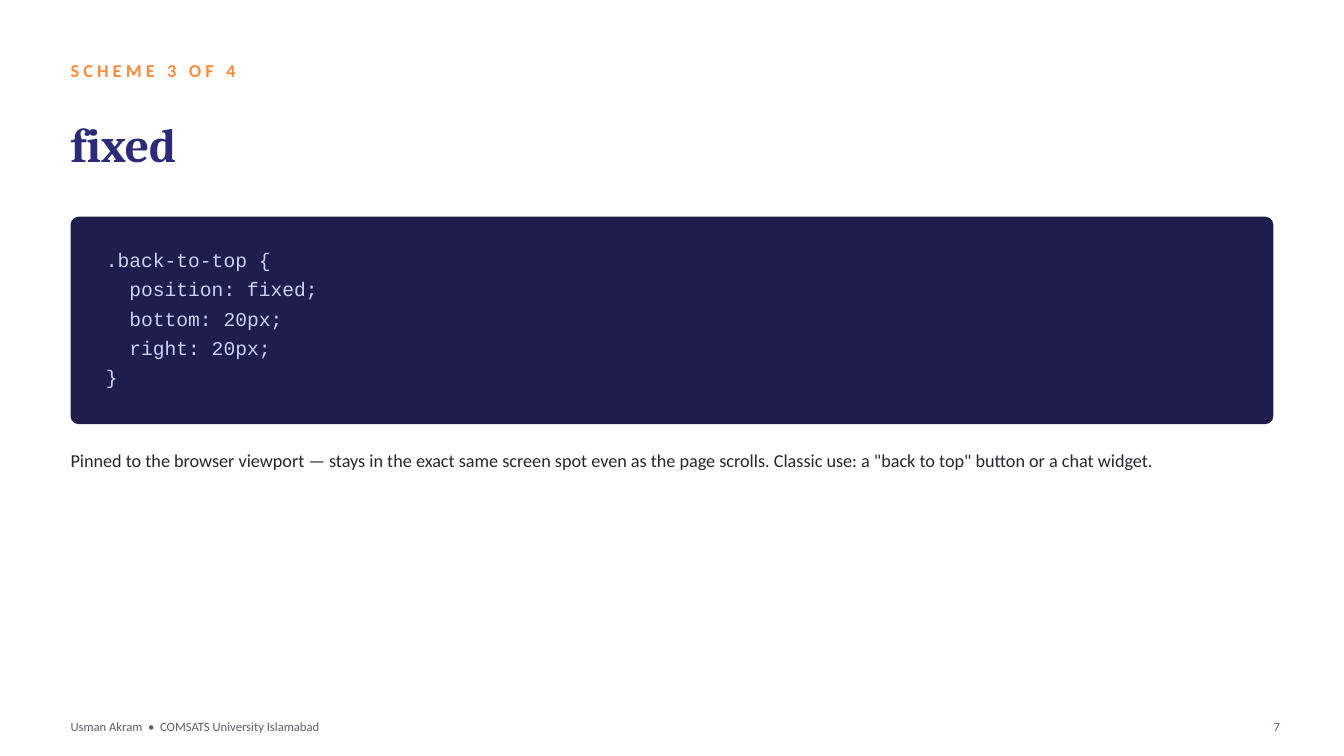
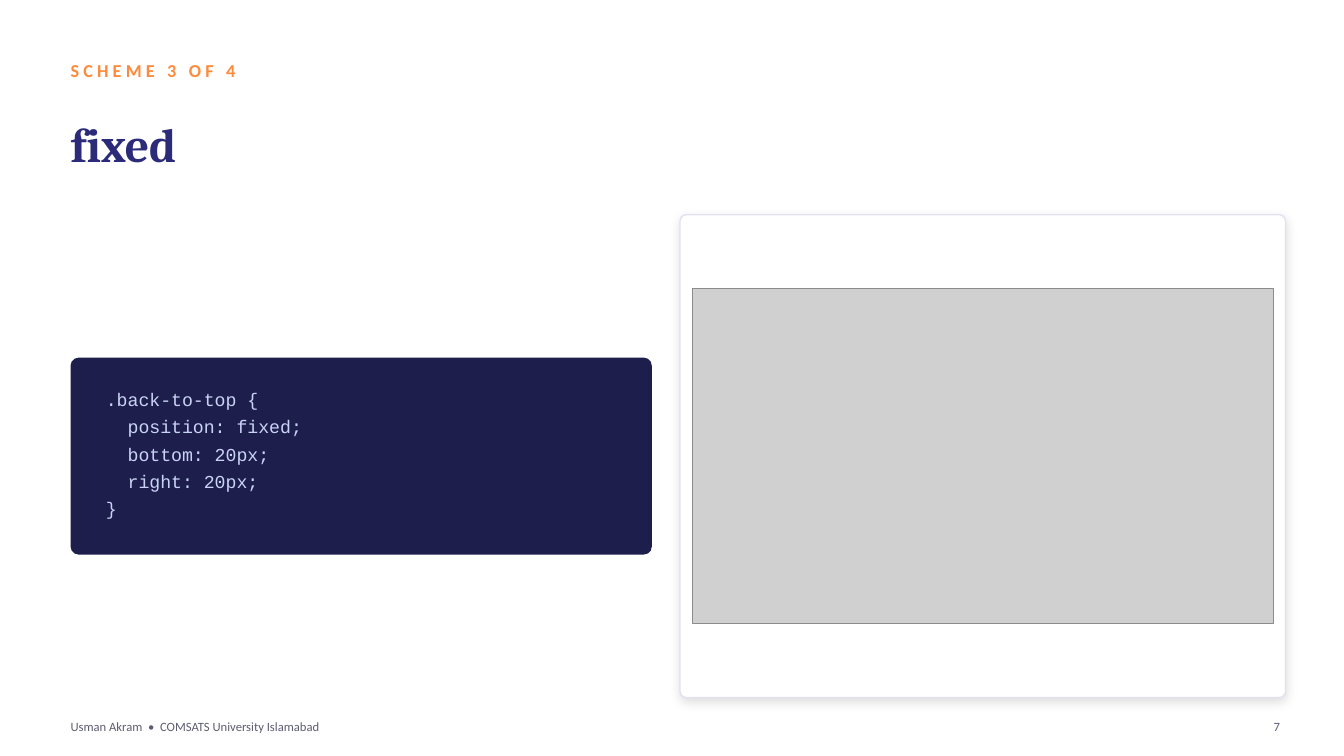
Before and after one commit to mua22/mern-web-book, a slide deck: slide 7 of slides/CSC336-Lecture-07-CSS-Positioning-and-Stacking.pptx. Drawn at 1344x756 pixels with LibreOffice and Linux fonts; fonts in the diff are those of the drawing; grey boxes stand for pictures. Boxes give left, top, right and bottom in pixels: in the first picture for what was removed or moved away, otherwise in the second. Text is boxed around its words. In the diff, an @@ line names an element or a change of style, - is before the commit and + after.

```diff
--- a/slides/CSC336-Lecture-07-CSS-Positioning-and-Stacking.pptx
+++ b/slides/CSC336-Lecture-07-CSS-Positioning-and-Stacking.pptx
@@ rounded rectangle removed at (71,217,1273,424) @@
@@ rounded rectangle added at (681,215,1287,698), fill #FFFFFF, outline #E2E2EE 1 pt @@
@@ picture added at (693,288,1274,623) @@
@@ rounded rectangle added at (71,358,652,555), fill #1E1E4C @@
@@ text ".back-to-top {": place and size @@
-text ".back-to-top {" at (106,253,318,359)
+text ".back-to-top {" at (106,393,302,492)
@@ text ".back-to-top {" at (106,393,302,492): size 14 to 13 pt @@
@@ text removed at (71,454,1153,470) @@
-Pinned to the browser viewport — stays in the exact same screen spot even as the page scrolls. Classic use: a "back to top" button or a chat widget.
```
Also in this commit, not shown: 7 other slides changed, 14 other files.
